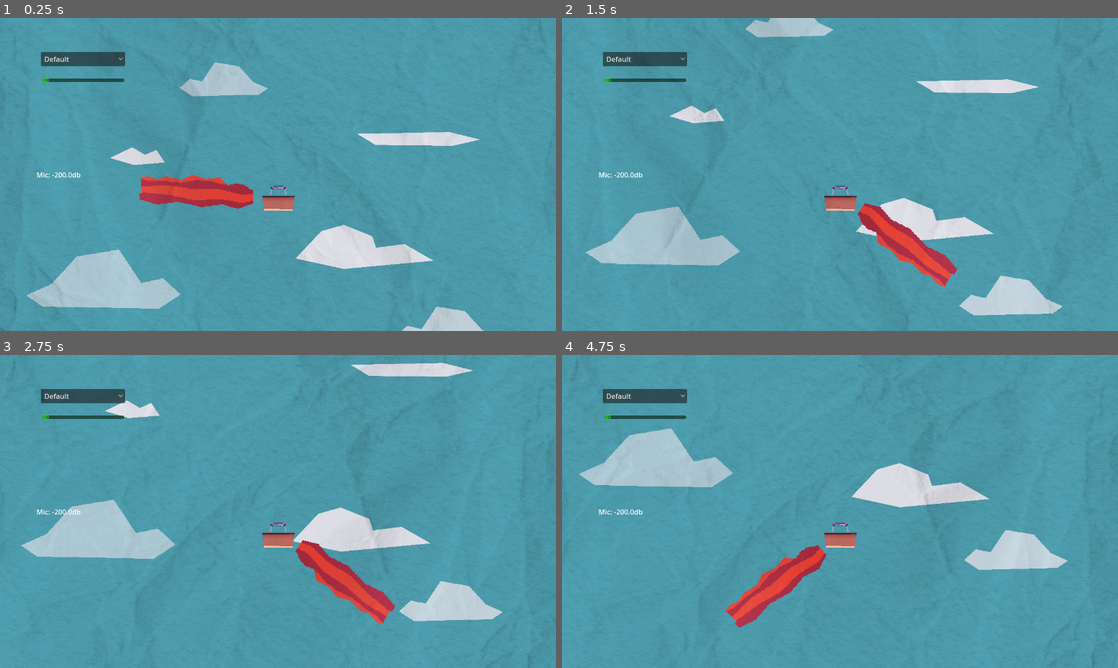
Above: before the commit, frames 1-4 (two rows, left to right).
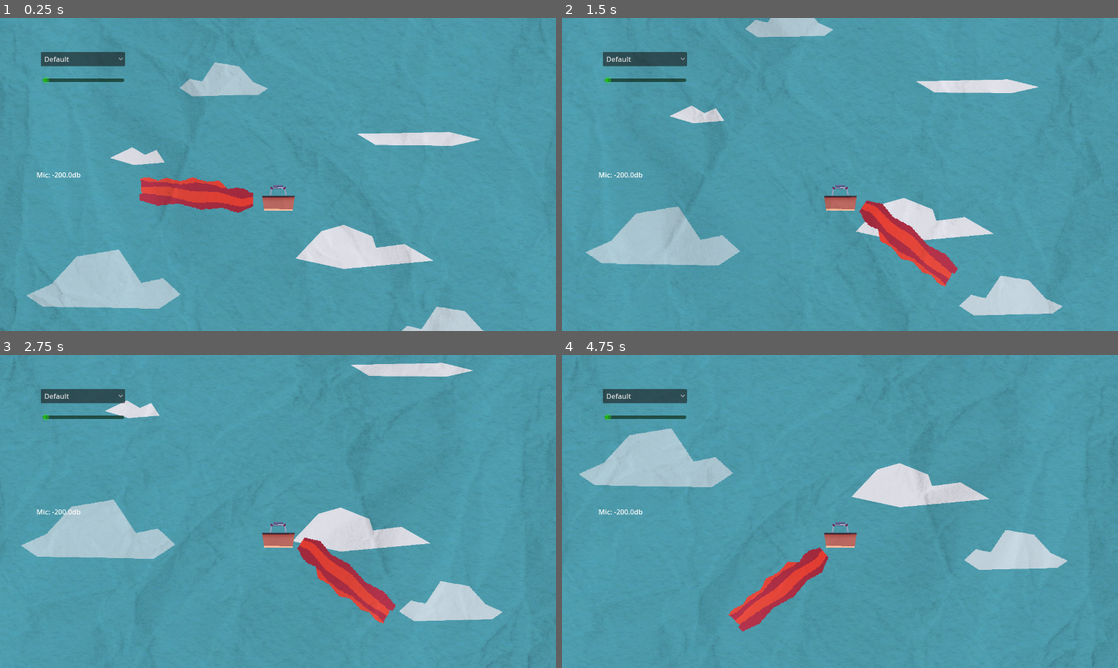
Above: after the commit, the same moments.

Repository: Fabianofski/minijam-191
Game: Godot game, scene res://scenes/game/game.tscn
The game is run twice, just before and just after one commit, with the same random seed, the same clock (stepped at 60 frames per second) and the same inputs.
Inputs (mouse positions are in pixels of both pictures, inside the frame that each line leads up to):
- Up to frame 1 (0.25 s): no input
- Up to frame 2 (1.5 s): click "Default" at 0.5 s; click "Default" at 1.25 s
- Up to frame 3 (2.75 s): click "Default" at 2 s
- Up to frame 4 (4.75 s): move the mouse to (962, 495) at 2.77 s; move the mouse to (728, 527) at 3.52 s; move the mouse to (895, 442) at 4.27 s

The runs differ from the first frame. In frame 1, 0.8% of the frame differs, in the area x 25-46%, y 50-63%; in frame 2, 0.7%; in frame 3, 0.7%; in frame 4, 1.5%, in the area x 29-48%, y 60-89%.

Commit message:
add: Balloon movement

Diff:
--- a/project.godot
+++ b/project.godot
@@ -29,6 +29,7 @@
 
 window/size/viewport_width=1280
 window/size/viewport_height=720
+window/stretch/mode="viewport"
 
 [rendering]
 
--- a/scenes/game/air_balloon/air_balloon.gd
+++ b/scenes/game/air_balloon/air_balloon.gd
@@ -7,6 +7,7 @@
 @export var speed: float
 
 @onready var balloon_graphics: Node2D = $balloon
+@onready var balloon_shader: TextureRect = $"balloon/balloon graphics"
 
 func _input(event):
 	if event is InputEventMouseMotion:
@@ -17,8 +18,9 @@
 	var blow_strength = MicControl.get_blow_strength()
 	position.x -= diff.x * speed * delta * blow_strength
 	position.x = clamp(position.x, -bounds, bounds)
-	# Balloon rotation
+	# Balloon rotation and movement
 	balloon_graphics.look_at((get_local_mouse_position().rotated(PI/2)) * -1)
+	balloon_shader.material.set_shader_parameter("speed", 20.0 + abs(MicControl.get_blow_strength()))
 
 func _on_body_entered(_body: Node2D) -> void:
 	SignalBus.game_over.emit()
--- /dev/null
+++ b/scenes/game/air_balloon/air_balloon.gdshader
@@ -0,0 +1,60 @@
+shader_type canvas_item;
+
+// With thanks to https://godotshaders.com/shader/2d-flag-wave-animetion-shader/
+
+uniform float amplitude       : hint_range(0.0, 20.0) = 5.0;   // Controls the height of the wave.
+uniform float frequency       : hint_range(-10.0, 10.0) = 3.0;  // Sets the number of waves (negative values flip the wave).
+uniform float speed           : hint_range(0.0, 5.0) = 1.0;    // Adjusts how fast the wave moves.
+// 'pole_side' indicates where the flag is attached (the wave is reduced there):
+// 0 = Left, 1 = Right, 2 = Top, 3 = Bottom.
+uniform int pole_side         = 0;
+uniform float fixed_edge_range: hint_range(0.0, 1.0) = 0.2;    // Determines the area where the wave is damped.
+
+void fragment() {
+    vec2 distorted_uv = UV; // Start with the original UV coordinates.
+    float wave;             // Will hold the calculated wave offset.
+    float influence;        // Factor that reduces the wave effect near the pole.
+
+    // For top or bottom pole attachments, the wave moves vertically.
+    if (pole_side == 2 || pole_side == 3) {
+        // Use UV.x to drive the wave calculation and apply the offset along y.
+        wave = sin(UV.x * frequency + TIME * speed) * amplitude * 0.01;
+        if (pole_side == 2) {
+            // If the flag is attached at the top:
+            // Reduce the wave effect near the top edge (UV.y near 1).
+            influence = 1.0 - smoothstep(1.0 - fixed_edge_range, 1.0, UV.x);
+        } else {
+            // If the flag is attached at the bottom:
+            // Reduce the wave effect near the bottom edge (UV.y near 0).
+            influence = smoothstep(0.0, fixed_edge_range, UV.x);
+        }
+        // Apply the calculated vertical displacement.
+        distorted_uv.y += wave * influence;
+    } else {
+        // For left or right pole attachments, the wave moves horizontally.
+        // Use UV.y to drive the wave calculation and apply the offset along x.
+        wave = sin(UV.y * frequency + TIME * speed) * amplitude * 0.01;
+        if (pole_side == 0) {
+            // If the flag is attached on the left:
+            // Reduce the wave effect near the left edge (UV.x near 0).
+            influence = smoothstep(0.0, fixed_edge_range, UV.y);
+        } else {
+            // If the flag is attached on the right:
+            // Reduce the wave effect near the right edge (UV.x near 1).
+            influence = 1.0 - smoothstep(1.0 - fixed_edge_range, 1.0, UV.y);
+        }
+        // Apply the calculated horizontal displacement.
+        distorted_uv.x += wave * influence;
+    }
+
+    // Retrieve the texture color from the modified UV coordinates.
+    vec4 tex_color = texture(TEXTURE, distorted_uv);
+
+    // Discard pixels that are nearly transparent.
+    if (tex_color.a < 0.1) {
+        discard;
+    }
+
+    // Output the final color.
+    COLOR = tex_color;
+}
--- a/scenes/game/air_balloon/air_balloon.tscn
+++ b/scenes/game/air_balloon/air_balloon.tscn
@@ -1,12 +1,21 @@
-[gd_scene load_steps=5 format=3 uid="uid://o1jhpwkep6qb"]
+[gd_scene load_steps=7 format=3 uid="uid://o1jhpwkep6qb"]
 
 [ext_resource type="Script" uid="uid://bqg5ick5ma6bq" path="res://scenes/game/air_balloon/air_balloon.gd" id="1_851m2"]
 [ext_resource type="Texture2D" uid="uid://dp7tref2b41ji" path="res://scenes/game/air_balloon/basket_spr.png" id="2_xf1nk"]
+[ext_resource type="Shader" uid="uid://bfs3w2huh8838" path="res://scenes/game/air_balloon/air_balloon.gdshader" id="3_4uhn6"]
 [ext_resource type="Texture2D" uid="uid://cqbh1soyw1ii2" path="res://scenes/game/air_balloon/balloon_popped_spr.png" id="3_ivjlr"]
 
 [sub_resource type="CapsuleShape2D" id="CapsuleShape2D_oaeym"]
 radius = 36.0
 height = 72.0
+
+[sub_resource type="ShaderMaterial" id="ShaderMaterial_o6u2h"]
+shader = ExtResource("3_4uhn6")
+shader_parameter/amplitude = 2.0
+shader_parameter/frequency = 2.0
+shader_parameter/speed = 2.0
+shader_parameter/pole_side = 4
+shader_parameter/fixed_edge_range = 0.2
 
 [node name="AirBalloon" type="Area2D"]
 script = ExtResource("1_851m2")
@@ -24,8 +33,12 @@
 [node name="balloon" type="Node2D" parent="."]
 position = Vector2(0, 49)
 
-[node name="balloon graphics" type="Sprite2D" parent="balloon"]
-position = Vector2(0, -189)
+[node name="balloon graphics" type="TextureRect" parent="balloon"]
+material = SubResource("ShaderMaterial_o6u2h")
+offset_left = -147.0
+offset_top = -329.0
+offset_right = -7.0
+offset_bottom = -189.0
 scale = Vector2(2, 2)
 texture = ExtResource("3_ivjlr")
 
Not shown, added: scenes/game/air_balloon/air_balloon.gdshader.uid
